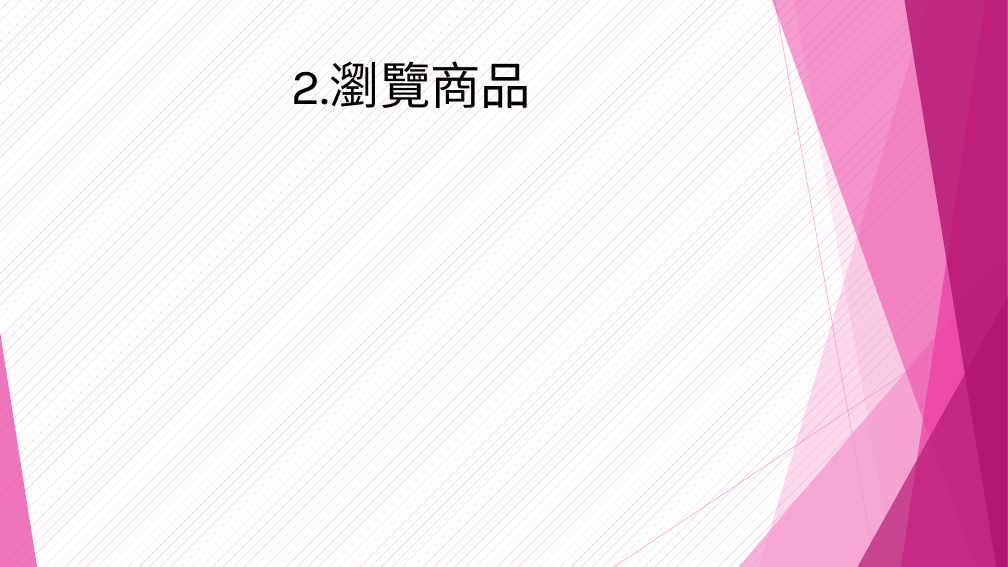
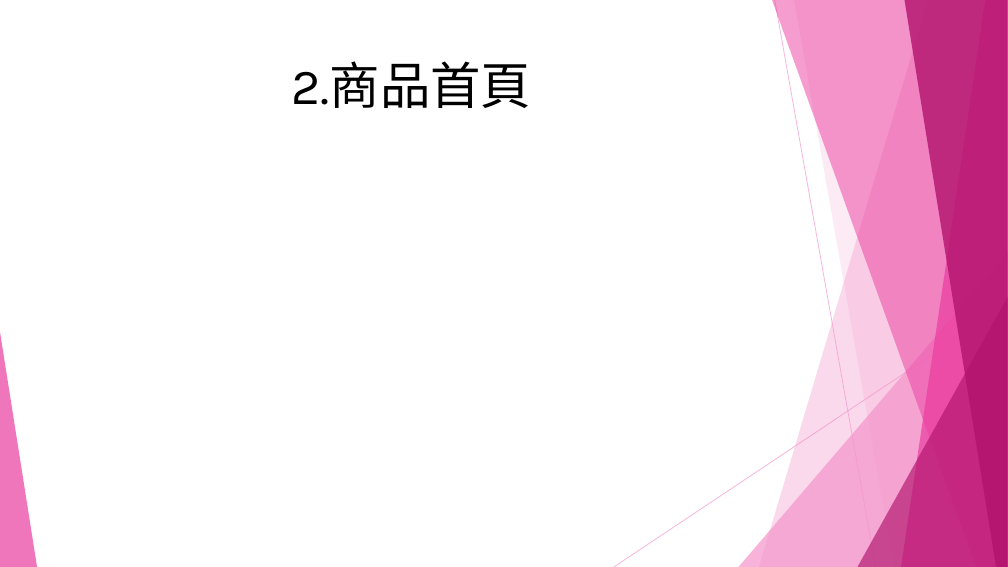
Before and after one commit to shoppingpd/shopping_fontend, a slide deck: slide 4 of SoppingBuy專案1.pptx. Drawn at 1008x567 pixels with LibreOffice and Linux fonts; fonts in the diff are those of the drawing. Boxes give left, top, right and bottom in pixels: in the first picture for what was removed or moved away, otherwise in the second. Text is boxed around its words. In the diff, an @@ line names an element or a change of style, - is before the commit and + after.

```diff
--- a/SoppingBuy專案1.pptx
+++ b/SoppingBuy專案1.pptx
@@ background pattern #F496CB on #FFFFFF to pattern #FFFFFF on #FFFFFF @@
@@ title at <box>291,61,531,108</box>: text changed @@
-2.瀏覽商品
+2.商品首頁
```
Also in this commit, not shown: 8 other slides changed.
